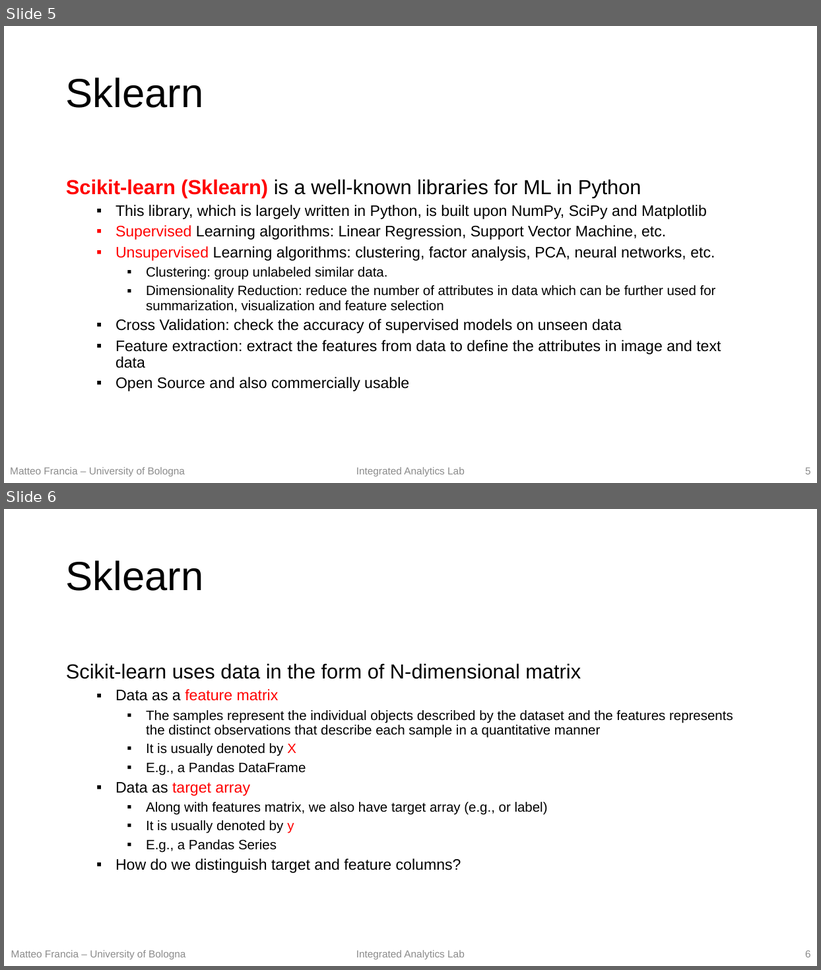
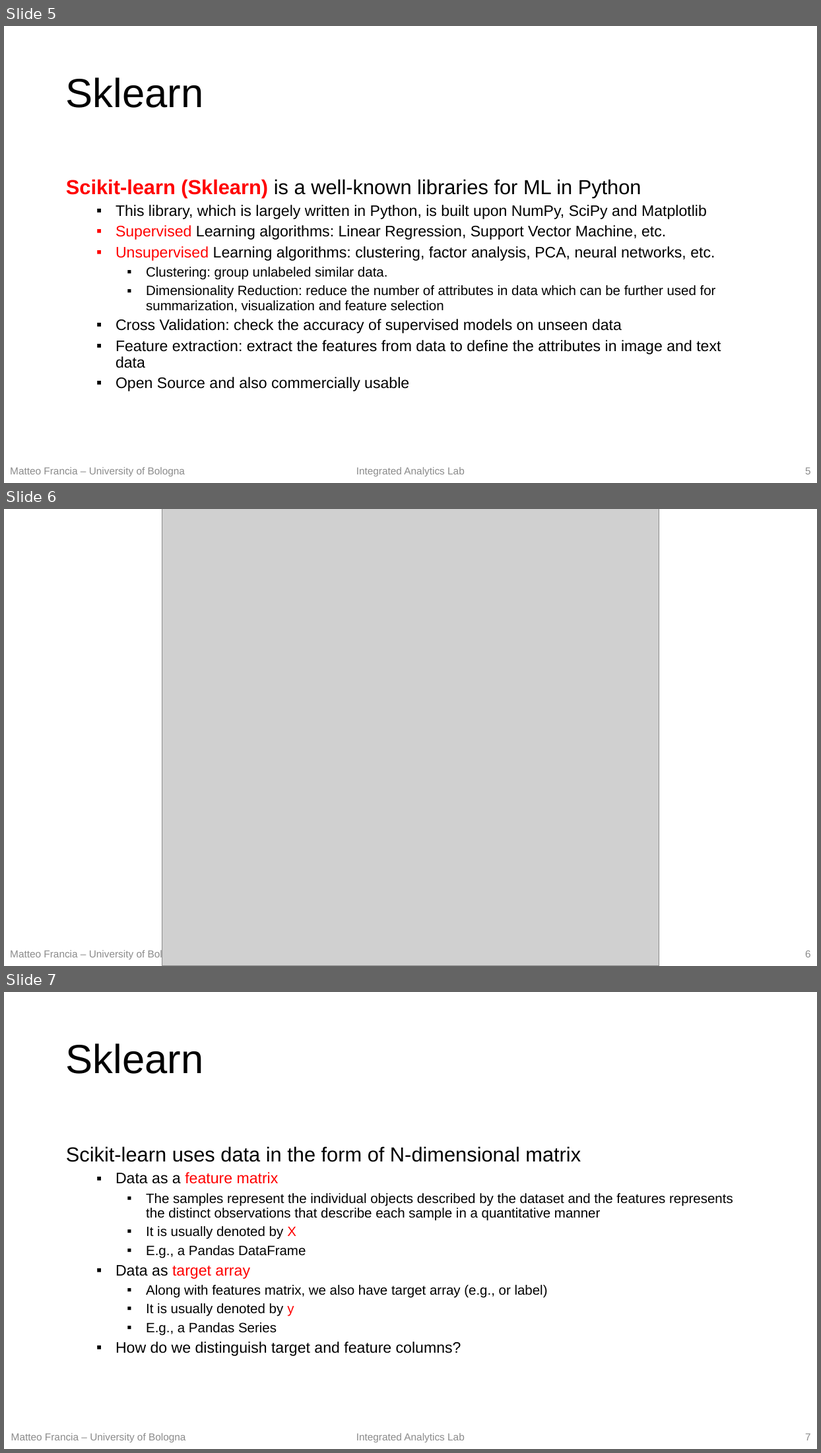
Before and after one commit to w4bo/teaching-handsondatapipelines, a slide deck: 02-MachineLearning/02-slides.pptx. Shown one above the other, each under a label of ours: slides 5 and 6 before the commit, slides 5, 6 and 7 after it. The pictures are 821x970 and 821x1453 pixels, drawn with LibreOffice and Linux fonts; fonts in the diff are those of the drawing; grey boxes stand for pictures. Boxes give left, top, right and bottom in pixels: in the first picture for what was removed or moved away, otherwise in the second. Text is boxed around its words. In the diff, an @@ line names an element or a change of style, - is before the commit and + after.

```diff
--- a/02-MachineLearning/02-slides.pptx
+++ b/02-MachineLearning/02-slides.pptx
@@ slide 6 added at <box>4,509,817,966</box>, background #FFFFFF @@
@@ picture added at <box>162,509,659,966</box> @@
@@ text added at <box>10,950,185,960</box>, 12 pt, text #8C8C8C @@
+Matteo Francia – University of Bologna
@@ page number added at <box>805,951,811,958</box>, 12 pt, text #8C8C8C @@
+6
@@ what was slide 6 is now slide 7 @@
@@ page number at <box>805,1434,811,1441</box>: text changed @@
-6
+7
```
Also in this commit, not shown: 2 slides changed, 4 other files.
